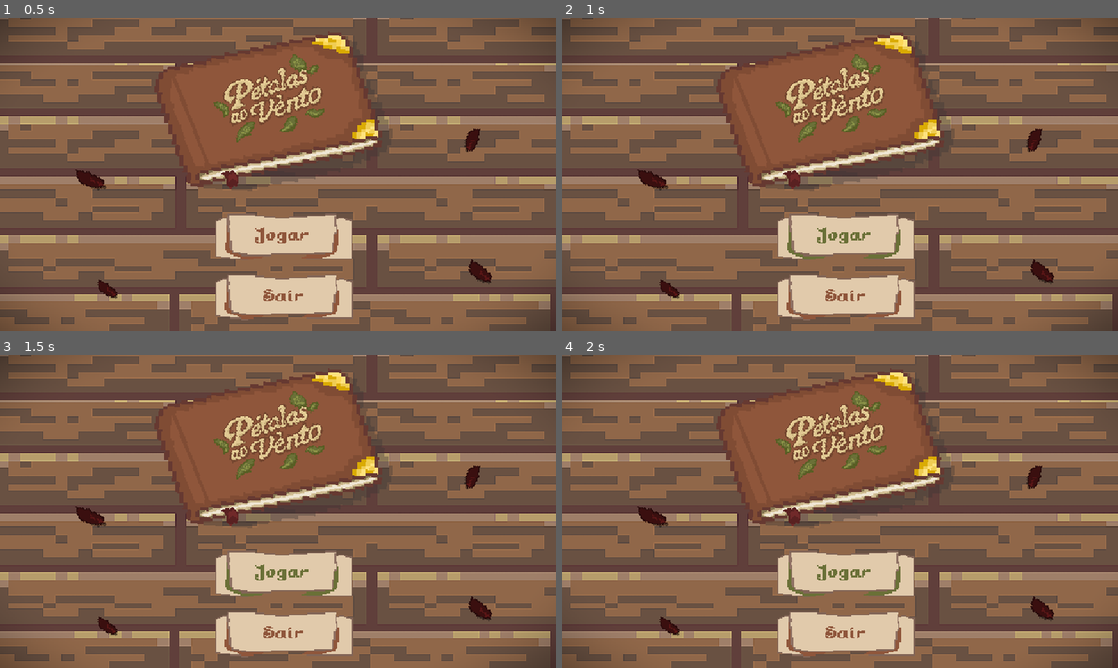
Above: before the commit, frames 1-4 (two rows, left to right).
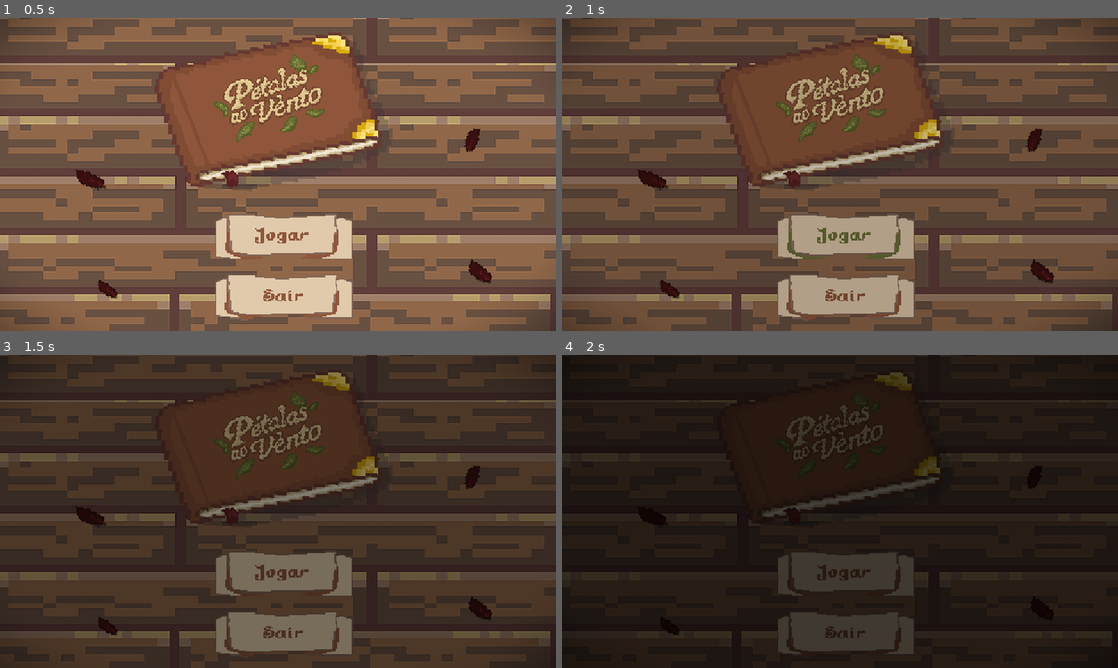
Above: after the commit, the same moments.

Repository: juacunha/rosa-e-margarida
Game: Godot game, scene res://Scenes/main.tscn
The game is run twice, just before and just after one commit, with the same random seed, the same clock (stepped at 60 frames per second) and the same inputs. Sound files missing from this copy of the repository are replaced by a short silence.
Inputs (mouse positions are in pixels of both pictures, inside the frame that each line leads up to):
- Up to frame 1 (0.5 s): no input
- Up to frame 2 (1 s): click (845, 237) at 0.5 s
- Up to frame 3 (1.5 s): click (283, 574) at 1.25 s
- Up to frame 4 (2 s): no input

Frame 1 is identical in both runs. In frame 2, 57% of the frame differs, in the area x 0-100%, y 0-100%; in frame 3, 100%; in frame 4, 100%.

Commit message:
Fix: Bug de tela cinza ao iniciar

Diff:
--- a/Scripts/menu.gd
+++ b/Scripts/menu.gd
@@ -30,11 +30,11 @@
 		.set_ease(Tween.EASE_IN_OUT)
 
 	# Espera o fade out terminar antes de mudar de cena
-	await fade_out_tween.finished
+	#await fade_out_tween.finished
 	# Emite o sinal para mudar de cena
 	change_scene.emit("Quarto")
 	# Libera a cena atual
-	queue_free()
+	#queue_free()
 
 func _on_sair_pressed() -> void:
 	 # Fade out da música antes de sair
